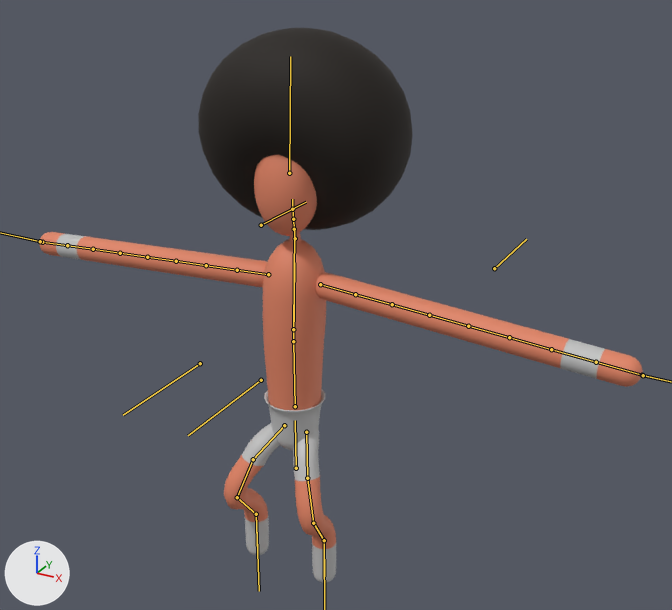
Before and after pictures for a commit that changed the FBX model Assets/Resources/afro.fbx.
Camera for both pictures: a 50 mm lens placed at (4.17, -6.75, 6.39), pointed at (0.62, -0.3, 3.16). Lighting does not change. The marker at lower left points along +X, +Y and +Z. Both versions are drawn at frame 17 of the action 'Armature|Walk'; the numbers are the values there. The bones that bend it are drawn over the model as lines.

In view in the first picture: 'Afro', 'Arm', 'Body', 'Leg', 'Tête'.
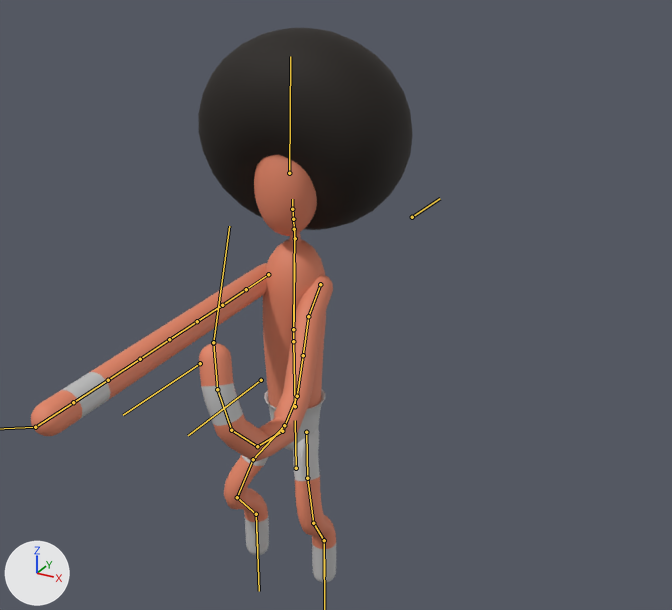
Boxes [x1, y1, x2, y2] around the edits, measured in the pictures (672 x 610 px):
```json
{"object": "Arm", "change": "posed", "before": [39, 232, 643, 387], "after": [31, 263, 333, 461], "on screen": "50% narrower, 28% taller"}
{"bone": "bicep1.L", "before": "(320, 284) to (355, 294)", "after": "(320, 284) to (308, 316)"}
{"bone": "bicep2.L", "before": "(355, 294) to (392, 304)", "after": "(308, 316) to (303, 355)"}
{"bone": "bicep4.L", "before": "(429, 315) to (468, 326)", "after": "(297, 396) to (282, 431)"}
{"bone": "forearm1.L", "before": "(468, 326) to (509, 337)", "after": "(282, 431) to (257, 446)"}
{"bone": "forearm2.L", "before": "(509, 337) to (551, 349)", "after": "(257, 446) to (231, 430)"}
{"bone": "forearm3.L", "before": "(551, 349) to (596, 362)", "after": "(231, 430) to (217, 389)"}
{"bone": "forearm4.L", "before": "(596, 362) to (642, 375)", "after": "(217, 389) to (213, 343)"}
{"bone": "bicep1.R", "before": "(268, 274) to (237, 270)", "after": "(268, 274) to (246, 289)"}
```

The change, as JSON lines over the scene's bpy script:
```json
{"block": "bone_bicep1_l", "where": "bone_bicep1_l = bpy.data.objects['Armature'].pose.bones['bicep1.L']  # child of 'spine3'"}
{"op": "set", "path": "bone_bicep1_l.rotation_quaternion", "old": "(0.998, -0.018, -0.025, -0.063)", "new": "(0.681, -0.54, -0.249, -0.427)", "note": "degrees (-2, -3, -7) -> degrees (-61, -53, -31)"}
{"block": "bone_bicep2_l", "where": "bone_bicep2_l = bpy.data.objects['Armature'].pose.bones['bicep2.L']  # child of 'bicep1.L'"}
{"op": "set", "path": "bone_bicep2_l.rotation_quaternion", "old": "(1.0, 0.0, 0.0, 0.002)", "new": "(0.987, 0.0, 0.0, 0.164)", "note": "degrees (0, 0, 0) -> degrees (0, 0, 19)"}
{"block": "bone_bicep4_l", "where": "bone_bicep4_l = bpy.data.objects['Armature'].pose.bones['bicep4.L']  # child of 'bicep3.L'"}
{"op": "set", "path": "bone_bicep4_l.rotation_quaternion", "old": "(1.0, 0.0, 0.0, 0.0)", "new": "(0.984, 0.0, 0.0, -0.18)", "note": "degrees (0, 0, 0) -> degrees (0, 0, -21)"}
{"block": "bone_forearm1_l", "where": "bone_forearm1_l = bpy.data.objects['Armature'].pose.bones['forearm1.L']  # child of 'bicep4.L'"}
{"op": "set", "path": "bone_forearm1_l.rotation_quaternion", "old": "(1.0, 0.0, 0.0, 0.0)", "new": "(0.952, 0.0, 0.0, -0.307)", "note": "degrees (0, 0, 0) -> degrees (0, 0, -36)"}
{"block": "bone_forearm2_l", "where": "bone_forearm2_l = bpy.data.objects['Armature'].pose.bones['forearm2.L']  # child of 'forearm1.L'"}
{"op": "set", "path": "bone_forearm2_l.rotation_quaternion", "old": "(1.0, 0.0, 0.0, 0.0)", "new": "(0.934, 0.0, 0.0, -0.358)", "note": "degrees (0, 0, 0) -> degrees (0, 0, -42)"}
{"block": "bone_forearm3_l", "where": "bone_forearm3_l = bpy.data.objects['Armature'].pose.bones['forearm3.L']  # child of 'forearm2.L'"}
{"op": "set", "path": "bone_forearm3_l.rotation_quaternion", "old": "(1.0, 0.0, 0.0, 0.001)", "new": "(0.949, 0.0, 0.0, -0.317)", "note": "degrees (0, 0, 0) -> degrees (0, 0, -37)"}
{"block": "bone_forearm4_l", "where": "bone_forearm4_l = bpy.data.objects['Armature'].pose.bones['forearm4.L']  # child of 'forearm3.L'"}
{"op": "set", "path": "bone_forearm4_l.rotation_quaternion", "old": "(1.0, 0.0, 0.0, 0.002)", "new": "(0.982, 0.0, 0.0, -0.187)", "note": "degrees (0, 0, 0) -> degrees (0, 0, -22)"}
{"block": "bone_bicep1_r", "where": "bone_bicep1_r = bpy.data.objects['Armature'].pose.bones['bicep1.R']  # child of 'spine3'"}
{"op": "set", "path": "bone_bicep1_r.rotation_quaternion", "old": "(0.997, -0.043, 0.03, -0.056)", "new": "(0.664, -0.342, 0.343, 0.57)", "note": "degrees (-5, 3, -7) -> degrees (-7, 58, 77)"}
```
